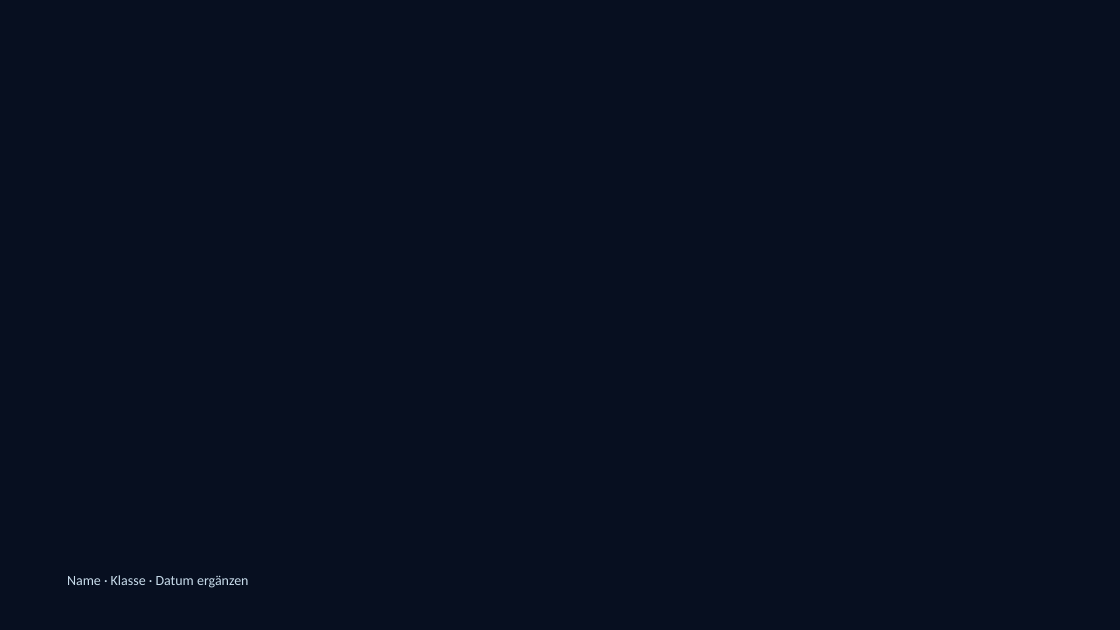
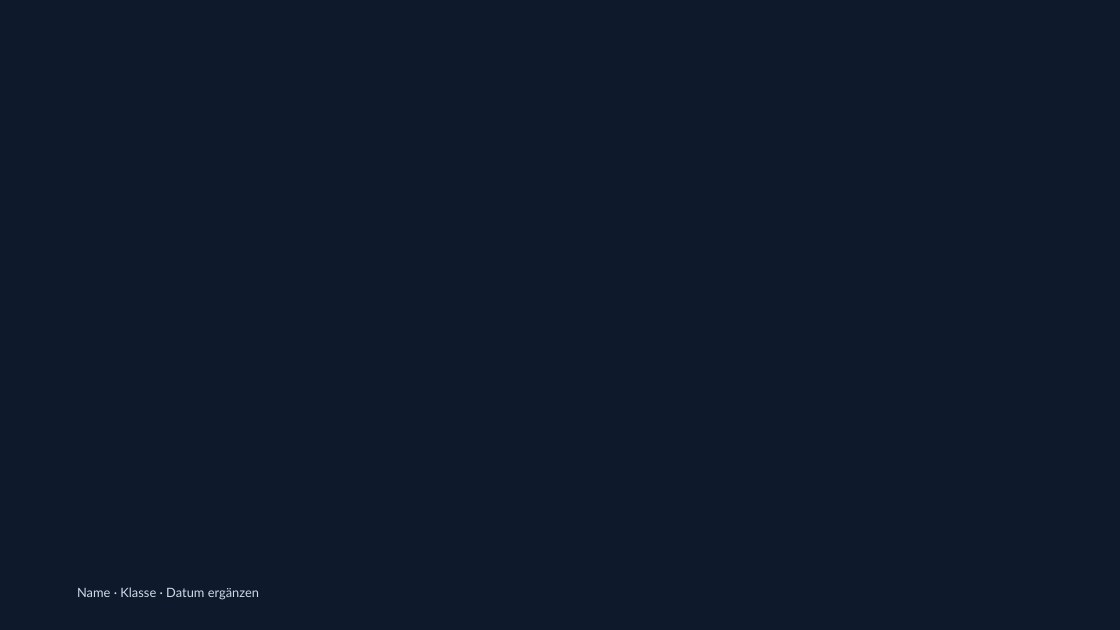
Before and after one commit to tom948899-jpg/Eulen-AGI-v1, a slide deck: slide 1 of Leuchtstofflampen_Praesentation.pptx. Drawn at 1120x630 pixels with LibreOffice and Linux fonts; fonts in the diff are those of the drawing; background and template pictures are left out. Boxes give left, top, right and bottom in pixels: in the first picture for what was removed or moved away, otherwise in the second. Text is boxed around its words. In the diff, an @@ line names an element or a change of style, - is before the commit and + after.

```diff
--- a/Leuchtstofflampen_Praesentation.pptx
+++ b/Leuchtstofflampen_Praesentation.pptx
@@ text "Name · Klasse · Datum ...": place and size @@
-text "Name · Klasse · Datum ..." at [67, 575, 248, 588]
+text "Name · Klasse · Datum ..." at [77, 587, 259, 600]
@@ text "Name · Klasse · Datum ..." at [77, 587, 259, 600]: size 12 to 11 pt, font Calibri to Lato, text colour #C8DCEB to #CEDCE8; line spacing 1 to 1.2 @@
```
Also in this commit, not shown: 1 other slide changed, 8 slides added, 8 slides removed.
